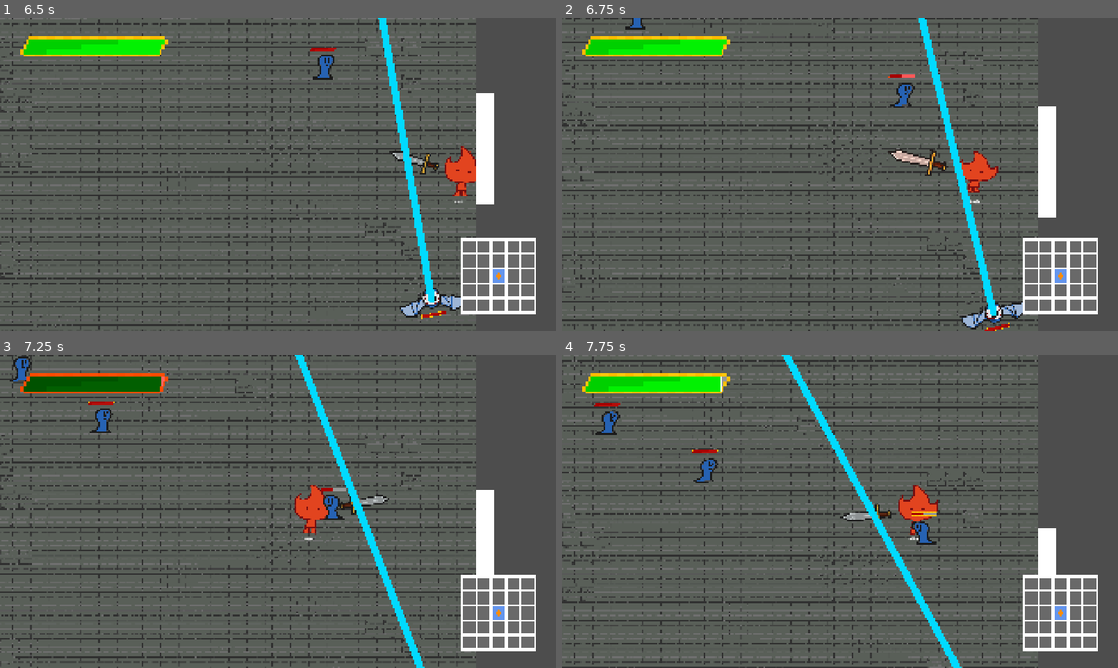
Above: before the commit, frames 1-4 (two rows, left to right).
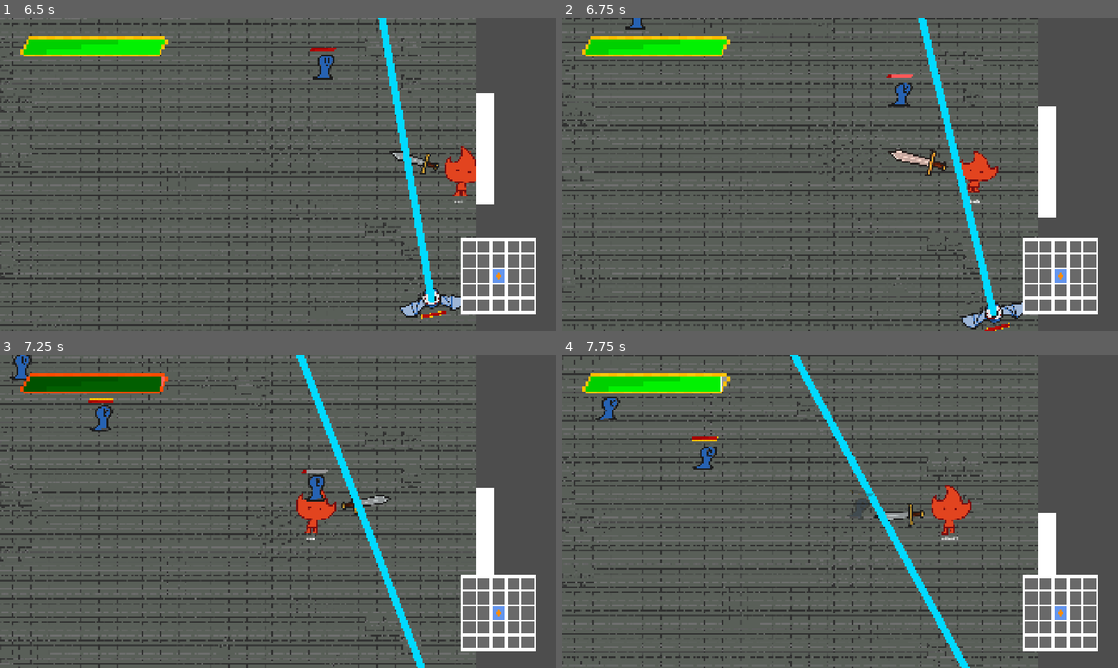
Above: after the commit, the same moments.

Repository: BendenizMustafaCengiz/Brackeys-Jam-2026.1
Game: Godot game, scene res://Scenes/room_scene.tscn
Two runs of this game, one before a commit and one after it. Both use one fixed random seed, a clock stepped at 60 frames per second and the inputs below. The project has no main scene, so this scene is started directly.
Inputs (mouse positions are in pixels of both pictures, inside the frame that each line leads up to):
- Up to frame 1 (6.5 s): tap Enter at 0.5 s; move the mouse to (400, 158) at 0.52 s; hold Right (right) 0.53-1.28 s; tap Shift (dash) at 0.6, 1.55, 2.1, 3.05, 3.6, 4.55, 5.1, 6.05 s; click (400, 158) at 0.8 s; move the mouse to (166, 190) at 1.27 s; hold S (down) 1.28-2.03 s; click (166, 190) at 1.35 s; move the mouse to (333, 105) at 2.02 s; hold Right (right) 2.03-2.78 s; click (333, 105) at 2.3 s; move the mouse to (250, 237) at 2.77 s; hold W (up) 2.78-3.53 s; click (250, 237) at 2.85 s; move the mouse to (444, 221) at 3.52 s; hold Left (left) 3.53-5.03 s; click (444, 221) at 3.8 s; move the mouse to (111, 127) at 4.27 s; click (111, 127) at 4.35 s; move the mouse to (305, 174) at 5.02 s; hold S (down) 5.03-5.78 s; click (305, 174) at 5.3 s; move the mouse to (194, 96) at 5.77 s; hold Right (right) from 5.78 s (still down); click (194, 96) at 5.85 s
- Up to frame 2 (6.75 s): move the mouse to (962, 158) at 6.52 s; release Right (right) at 6.53 s; hold W (up) from 6.53 s (still down); tap Shift (dash) at 6.6 s
- Up to frame 3 (7.25 s): keep holding W (up); click (400, 495) at 6.8 s
- Up to frame 4 (7.75 s): move the mouse to (728, 527) at 7.27 s; release W (up) at 7.28 s; hold Right (right) from 7.28 s (still down); click (728, 527) at 7.35 s; tap Shift (dash) at 7.55 s

Frame 1 is identical in both runs. In frame 2, 0.2% of the frame differs, in the area x 58-64%, y 18-29%; in frame 3, 19%; in frame 4, 24%, in the area x 0-89%, y 0-100%.

Commit message:
kılıca ittirme geldi

Diff:
--- a/Scenes/enemy_2.tscn
+++ b/Scenes/enemy_2.tscn
@@ -192,7 +192,7 @@
 
 [node name="StateMachine" type="Node" parent="." unique_id=2010685923 node_paths=PackedStringArray("initial_state", "state_label")]
 script = ExtResource("2_48bj6")
-initial_state = NodePath("wait")
+initial_state = NodePath("follow")
 state_label = NodePath("../Label")
 
 [node name="follow" type="Node" parent="StateMachine" unique_id=596724296 node_paths=PackedStringArray("follow_timer", "enemy", "animation_player")]
--- a/Scenes/mustafa_deneme.tscn
+++ b/Scenes/mustafa_deneme.tscn
@@ -1,12 +1,12 @@
 [gd_scene format=3 uid="uid://bof5rxdy2vbd8"]
 
 [ext_resource type="PackedScene" uid="uid://c8eh4pqxs4pdn" path="res://Scenes/player.tscn" id="1_8wtqn"]
-[ext_resource type="PackedScene" uid="uid://60wk858pninw" path="res://Scenes/boss.tscn" id="2_8wtqn"]
+[ext_resource type="PackedScene" path="res://Scenes/enemy_2.tscn" id="2_8wtqn"]
 
 [node name="mustafa_deneme" type="Node" unique_id=1994785618]
 
 [node name="Player" parent="." unique_id=946385579 instance=ExtResource("1_8wtqn")]
 position = Vector2(269, 457)
 
-[node name="Boss" parent="." unique_id=686628583 instance=ExtResource("2_8wtqn")]
-position = Vector2(1327, 362)
+[node name="Enemy2" parent="." unique_id=725837146 instance=ExtResource("2_8wtqn")]
+position = Vector2(1586, 427)
--- a/Scripts/Classes/enemy.gd
+++ b/Scripts/Classes/enemy.gd
@@ -6,8 +6,9 @@
 var damage : int
 var HPBar : Control
 var attack_area : Area2D
+var knocback_mult: float
 
-func hurt(amount : int):
+func hurt(amount : int, kb_dir: Vector2, kb: float):
 	health = health - amount
 
 	if health <= 0:
@@ -15,6 +16,14 @@
 
 	if HPBar:
 		HPBar.update_bar(health, max_health)
+
+	#knockback logic
+	var final_pos = global_position + kb_dir * kb * knocback_mult
+	var tween: Tween = create_tween()
+	tween.tween_property(self, "global_position", final_pos, 0.2)
+
+
+
 
 
 func die():
--- a/Scripts/enemy_2.gd
+++ b/Scripts/enemy_2.gd
@@ -19,6 +19,7 @@
 	health = 150 + room_no * 10
 	max_health = health
 	attack_area.damage = damage
+	knocback_mult = 1
 
 
 func _physics_process(_delta: float) -> void:
--- a/Scripts/enemy_ranged.gd
+++ b/Scripts/enemy_ranged.gd
@@ -26,6 +26,7 @@
 	damage = 10 + room_no * 3
 	attack_area.damage = damage
 	max_health = 100 + room_no * 20
+	knocback_mult = 1.5
 
 func attack(dir: Vector2):
 	var new_proj = PROJ.instantiate()
--- a/Scripts/eye_ball.gd
+++ b/Scripts/eye_ball.gd
@@ -26,6 +26,7 @@
 	health = max_health
 	damage = rooms_cleared + 5
 	attack_area.damage = damage
+	knocback_mult = 2
 
 
 
--- a/Scripts/sword.gd
+++ b/Scripts/sword.gd
@@ -1,7 +1,14 @@
 extends Marker2D
 class_name Sword
 
-var damage : int
+var damage : int = 20
+var dash_dmg: int = 30
+var final_dmg: int = 30
+const ATT1KB: int = 20
+const ATT2KB: int = 20
+const ATT3KB: int = 50
+var kb_mult: float = 1.0
+
 @onready var animation_player: AnimationPlayer = $AnimationPlayer
 var attacking: bool = false
 @onready var sprite: Sprite2D = $Sprite2D
@@ -29,8 +36,7 @@
 	for enemy in enemiesInAtt1Range:
 		if enemiesJustHit.has(enemy):
 			continue
-		enemy.hurt(damage)
-		enemiesJustHit.append(enemy)
+		hit_enemy(enemy,damage,ATT1KB)
 
 func attack2():
 	if animation_player.is_animation_active():
@@ -41,8 +47,7 @@
 	for enemy in enemiesInAtt1Range:
 		if enemiesJustHit.has(enemy):
 			continue
-		enemy.hurt(damage)
-		enemiesJustHit.append(enemy)
+		hit_enemy(enemy,damage,ATT2KB)
 
 func attack3():
 	if animation_player.is_animation_active():
@@ -53,8 +58,7 @@
 	for enemy in enemiesInAtt1Range:
 		if enemiesJustHit.has(enemy):
 			continue
-		enemy.hurt(damage)
-		enemiesJustHit.append(enemy)
+		hit_enemy(enemy, final_dmg, ATT3KB)
 
 func dash_attack():
 	enemiesJustHit.clear()
@@ -63,8 +67,7 @@
 	for enemy in enemiesInAtt1Range:
 		if enemiesJustHit.has(enemy):
 			continue
-		enemy.hurt(damage)
-		enemiesJustHit.append(enemy)
+		hit_enemy(enemy, dash_dmg, ATT3KB)
 
 
 func _on_slash_area_1_body_entered(body: Node2D) -> void:
@@ -72,8 +75,7 @@
 		return
 	if body.is_class("CharacterBody2D"): # class ı enemy olarak değiştir
 		if attacking and !enemiesJustHit.has(body):
-			body.hurt(damage)
-			enemiesJustHit.append(body)
+			hit_enemy(body, damage, ATT1KB)
 		else:
 			if ! enemiesInAtt1Range.has(body):
 				enemiesInAtt1Range.append(body)
@@ -97,8 +99,7 @@
 		return
 	if body.is_class("CharacterBody2D"): # class ı enemy olarak değiştir
 		if attacking and !enemiesJustHit.has(body):
-			body.hurt(damage)
-			enemiesJustHit.append(body)
+			hit_enemy(body, damage, ATT2KB)
 		else:
 			if ! enemiesInAtt2Range.has(body):
 				enemiesInAtt2Range.append(body)
@@ -115,8 +116,7 @@
 		return
 	if body.is_class("CharacterBody2D"): # class ı enemy olarak değiştir
 		if attacking and !enemiesJustHit.has(body):
-			body.hurt(damage)
-			enemiesJustHit.append(body)
+			hit_enemy(body, final_dmg, ATT3KB)
 		else:
 			if ! enemiesInAtt3Range.has(body):
 				enemiesInAtt3Range.append(body)
@@ -137,8 +137,7 @@
 		return
 	if body.is_class("CharacterBody2D"): # class ı enemy olarak değiştir
 		if attacking and !enemiesJustHit.has(body):
-			body.hurt(damage)
-			enemiesJustHit.append(body)
+			hit_enemy(body, dash_dmg, ATT3KB)
 		else:
 			if ! enemiesInDashRange.has(body):
 				enemiesInDashRange.append(body)
@@ -148,3 +147,9 @@
 	if body.is_in_group("player"):
 		return
 	enemiesInAtt1Range.erase(body)
+
+
+func hit_enemy(enemy: CharacterBody2D,dmg: int, kb: int):
+	var hit_dir: Vector2 = Vector2.RIGHT.rotated(rotation)
+	enemy.hurt(dmg, hit_dir, kb * kb_mult)
+	enemiesJustHit.append(enemy)
--- a/Scripts/worm.gd
+++ b/Scripts/worm.gd
@@ -23,6 +23,7 @@
 	health = rooms_cleared * 5 + 40
 	max_health = health
 	attack_area.damage = damage
+	knocback_mult = 1.5
 
 
 func _physics_process(delta: float) -> void:
Not shown: 1 places in Scenes/enemy_2.tscn that only renumber resources
Not shown: 1 places in Scenes/enemy_ranged.tscn that only renumber resources
Not shown: 1 places in Scenes/room_scene.tscn that only renumber resources
